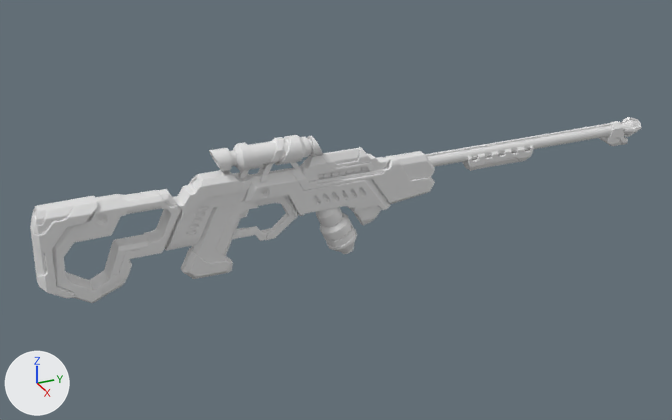
The Blender file Scifungun_Modelling_056_BlockOut__ TriggerStarte_BodyDetailingOverall_ViewFinder_Loader_FrontSmallGrip_FrontBarrelGripBig_BarrelS_BodyFrontPart_Grip.blend as it was, and as the next commit left it.
One viewpoint serves both versions: a 50 mm camera at (5.01, -2.53, 2.26) aimed at (-0.05, -0.26, -0.27). The lights are fixed; the arrows at lower left show +X, +Y and +Z.
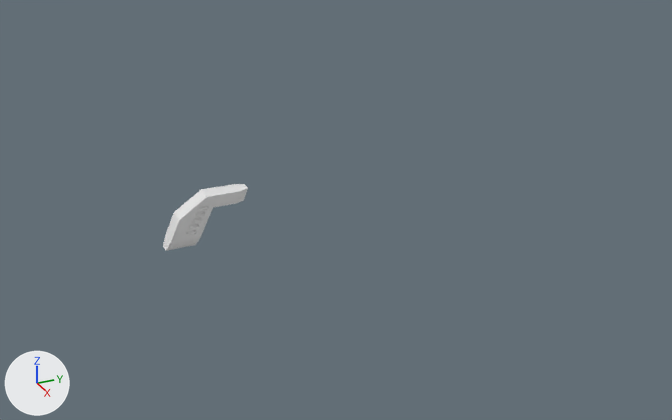
Changed parts and their boxes [x1, y1, x2, y2] in the pictures (672 x 420 px):
```json
{"object": "Body.027", "change": "hidden", "before": [52, 190, 181, 303]}
{"object": "Body.025", "change": "hidden", "before": [244, 137, 391, 216]}
{"object": "Canon.005", "change": "hidden", "before": [425, 117, 641, 167]}
{"object": "Viewfinder.001", "change": "hidden", "before": [209, 135, 323, 179]}
{"object": "Body.026", "change": "hidden", "before": [289, 155, 435, 204]}
{"object": "Body.030", "change": "hidden", "before": [30, 196, 98, 298]}
{"object": "Body.028", "change": "hidden", "before": [173, 170, 252, 220]}
{"object": "Body.029", "change": "hidden", "before": [191, 201, 259, 263]}
{"object": "Cylinder.004", "change": "hidden", "before": [320, 213, 357, 254]}
{"object": "Body.049", "change": "hidden", "before": [181, 248, 233, 279]}
{"object": "Body.035", "change": "hidden", "before": [106, 234, 149, 276]}
{"object": "Body.044", "change": "hidden", "before": [393, 151, 435, 180]}
{"object": "Body.046", "change": "hidden", "before": [299, 155, 376, 182]}
{"object": "Body.038", "change": "hidden", "before": [255, 195, 298, 240]}
{"object": "Body.031", "change": "hidden", "before": [31, 200, 73, 234]}
{"object": "Canon.006", "change": "hidden", "before": [462, 145, 533, 171]}
{"object": "Body.043", "change": "hidden", "before": [321, 147, 390, 170]}
{"object": "Body.040", "change": "hidden", "before": [216, 214, 242, 256]}
{"object": "Cylinder.003", "change": "hidden", "before": [316, 207, 342, 226]}
{"object": "Body.045", "change": "hidden", "before": [349, 206, 382, 225]}
{"object": "Body.047", "change": "hidden", "before": [329, 148, 360, 164]}
{"object": "Body.048", "change": "hidden", "before": [316, 169, 384, 184]}
{"object": "Body.033", "change": "hidden", "before": [32, 240, 47, 276]}
{"object": "Canon.007", "change": "hidden", "before": [600, 121, 628, 145]}
{"object": "Body.039", "change": "hidden", "before": [233, 228, 268, 241]}
{"object": "Body.032", "change": "hidden", "before": [32, 204, 46, 225]}
{"object": "Cylinder.005", "change": "hidden", "before": [317, 167, 368, 179]}
{"object": "Canon.009", "change": "hidden", "before": [478, 157, 519, 169]}
{"object": "Body.037", "change": "hidden", "before": [157, 189, 177, 206]}
{"object": "Body.036", "change": "hidden", "before": [101, 278, 127, 298]}
{"object": "Body.034", "change": "hidden", "before": [126, 206, 161, 214]}
{"object": "Canon.008", "change": "hidden", "before": [604, 137, 622, 146]}
{"object": "Body.041", "change": "hidden", "before": [245, 226, 260, 233]}
```

Edits to the scene script, one JSON object a line:
```json
{"op": "add", "block": "ob_body_025", "code": "ob_body_025.hide_set(True)"}
{"op": "add", "block": "ob_canon_005", "code": "ob_canon_005.hide_set(True)"}
{"op": "add", "block": "ob_viewfinder_001", "code": "ob_viewfinder_001.hide_set(True)"}
{"op": "add", "block": "ob_canon_006", "code": "ob_canon_006.hide_set(True)"}
{"op": "add", "block": "ob_canon_007", "code": "ob_canon_007.hide_set(True)"}
{"op": "add", "block": "ob_body_026", "code": "ob_body_026.hide_set(True)"}
{"op": "add", "block": "ob_body_027", "code": "ob_body_027.hide_set(True)"}
{"op": "add", "block": "ob_body_028", "code": "ob_body_028.hide_set(True)"}
{"op": "add", "block": "ob_body_029", "code": "ob_body_029.hide_set(True)"}
{"op": "add", "block": "ob_body_030", "code": "ob_body_030.hide_set(True)"}
{"op": "add", "block": "ob_body_031", "code": "ob_body_031.hide_set(True)"}
{"op": "add", "block": "ob_body_032", "code": "ob_body_032.hide_set(True)"}
{"op": "add", "block": "ob_body_033", "code": "ob_body_033.hide_set(True)"}
{"op": "add", "block": "ob_body_034", "code": "ob_body_034.hide_set(True)"}
{"op": "add", "block": "ob_body_035", "code": "ob_body_035.hide_set(True)"}
{"op": "add", "block": "ob_body_036", "code": "ob_body_036.hide_set(True)"}
{"op": "add", "block": "ob_body_037", "code": "ob_body_037.hide_set(True)"}
{"op": "add", "block": "ob_body_038", "code": "ob_body_038.hide_set(True)"}
{"op": "add", "block": "ob_body_039", "code": "ob_body_039.hide_set(True)"}
{"op": "add", "block": "ob_body_040", "code": "ob_body_040.hide_set(True)"}
{"op": "add", "block": "ob_body_041", "code": "ob_body_041.hide_set(True)"}
{"op": "add", "block": "ob_body_043", "code": "ob_body_043.hide_set(True)"}
{"op": "add", "block": "ob_body_044", "code": "ob_body_044.hide_set(True)"}
{"op": "add", "block": "ob_body_045", "code": "ob_body_045.hide_set(True)"}
{"op": "add", "block": "ob_body_046", "code": "ob_body_046.hide_set(True)"}
{"op": "add", "block": "ob_body_047", "code": "ob_body_047.hide_set(True)"}
{"op": "add", "block": "ob_body_048", "code": "ob_body_048.hide_set(True)"}
{"op": "add", "block": "ob_canon_008", "code": "ob_canon_008.hide_set(True)"}
{"op": "add", "block": "ob_canon_009", "code": "ob_canon_009.hide_set(True)"}
{"op": "add", "block": "ob_cylinder_003", "code": "ob_cylinder_003.hide_set(True)"}
{"op": "add", "block": "ob_cylinder_004", "code": "ob_cylinder_004.hide_set(True)"}
{"op": "add", "block": "ob_body_049", "code": "ob_body_049.hide_set(True)"}
{"op": "add", "block": "ob_cylinder_005", "code": "ob_cylinder_005.hide_set(True)"}
```
